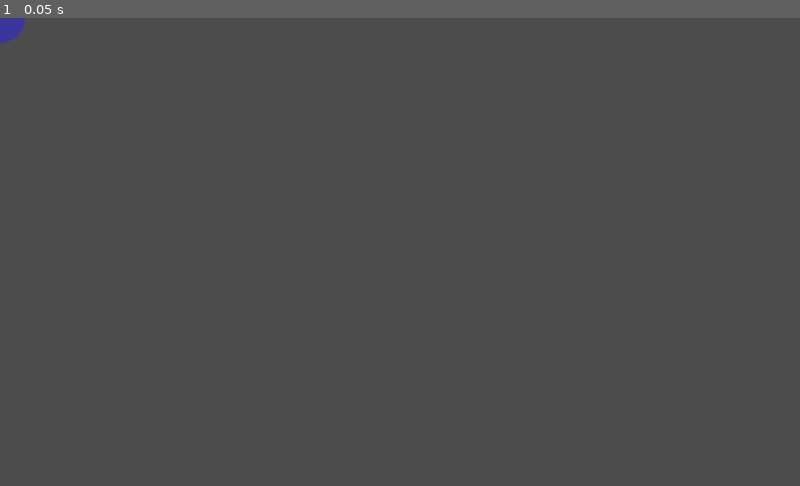
Above: before the commit, frame 1.
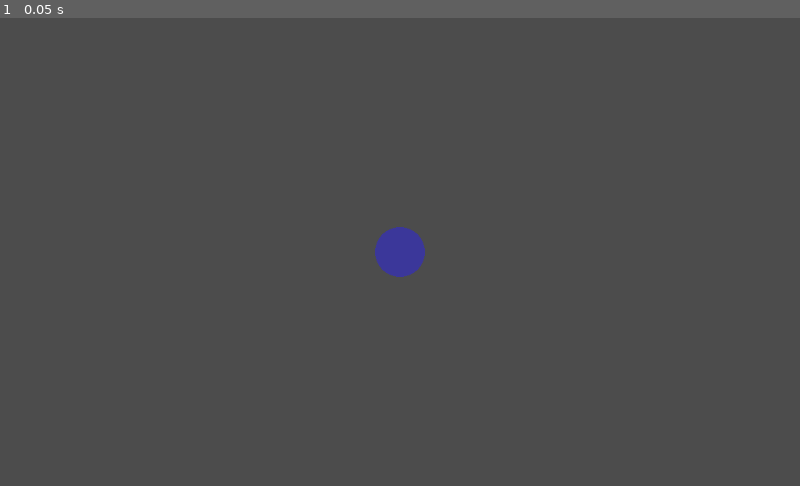
Above: after the commit, the same moment.

Repository: ItsSeaJay/april-2018-convenience-jam
Game: Godot game, scene res://Scenes/Main.tscn
Same seed, same stepped clock (60 frames per second), same inputs: the game is played once before the commit and once after it.
Inputs:
- Up to frame 1 (0.05 s): no input

The runs differ from the first frame. In frame 1, 0.7% of the frame differs, in the area x 0-54%, y 0-56%.

Commit message:
Make camera current

Diff:
--- a/April2018ConvenienceJam/Scenes/Main.tscn
+++ b/April2018ConvenienceJam/Scenes/Main.tscn
@@ -9,3 +9,4 @@
 radius = 32.0
 
 [node name="Camera2D" type="Camera2D" parent="."]
+current = true
